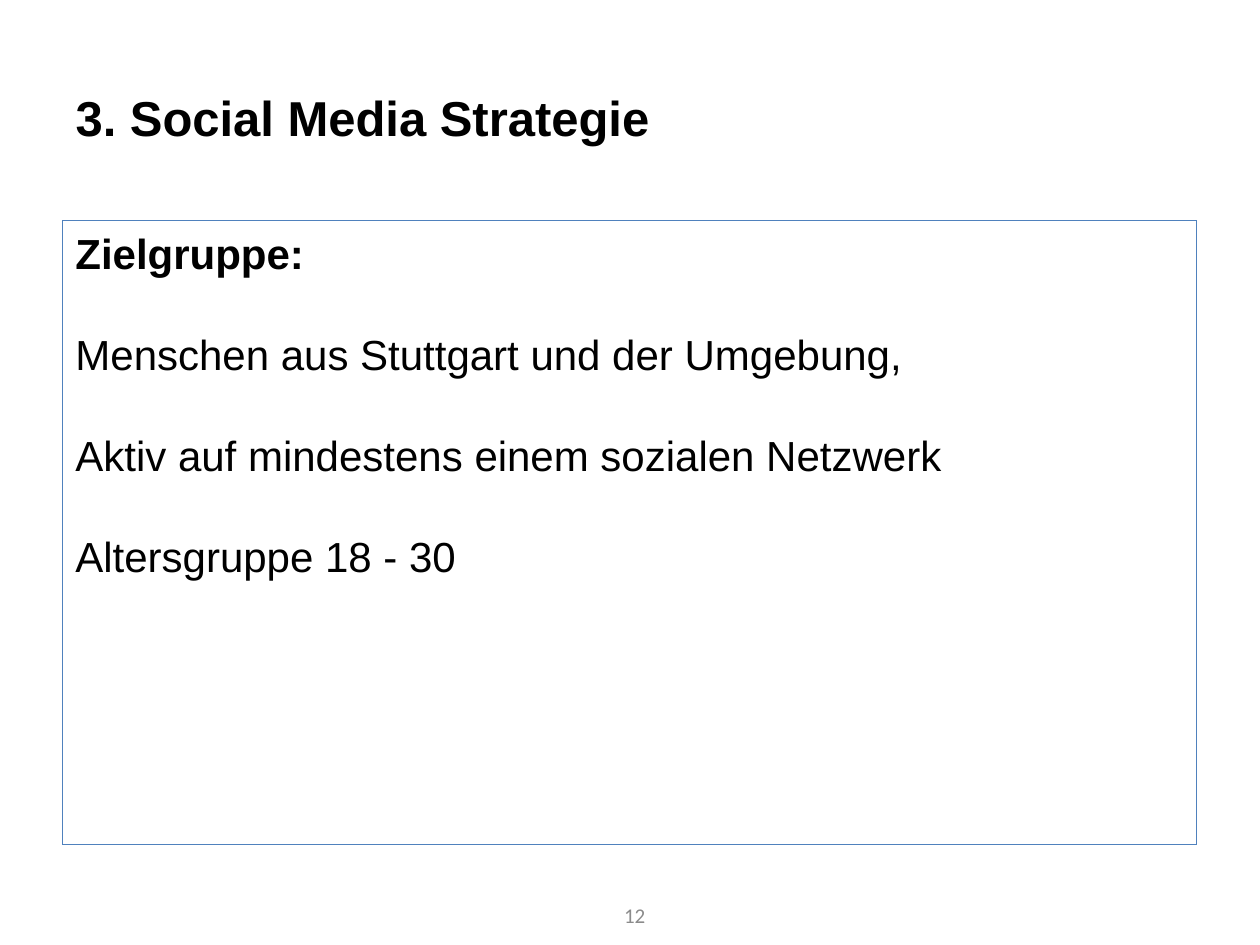
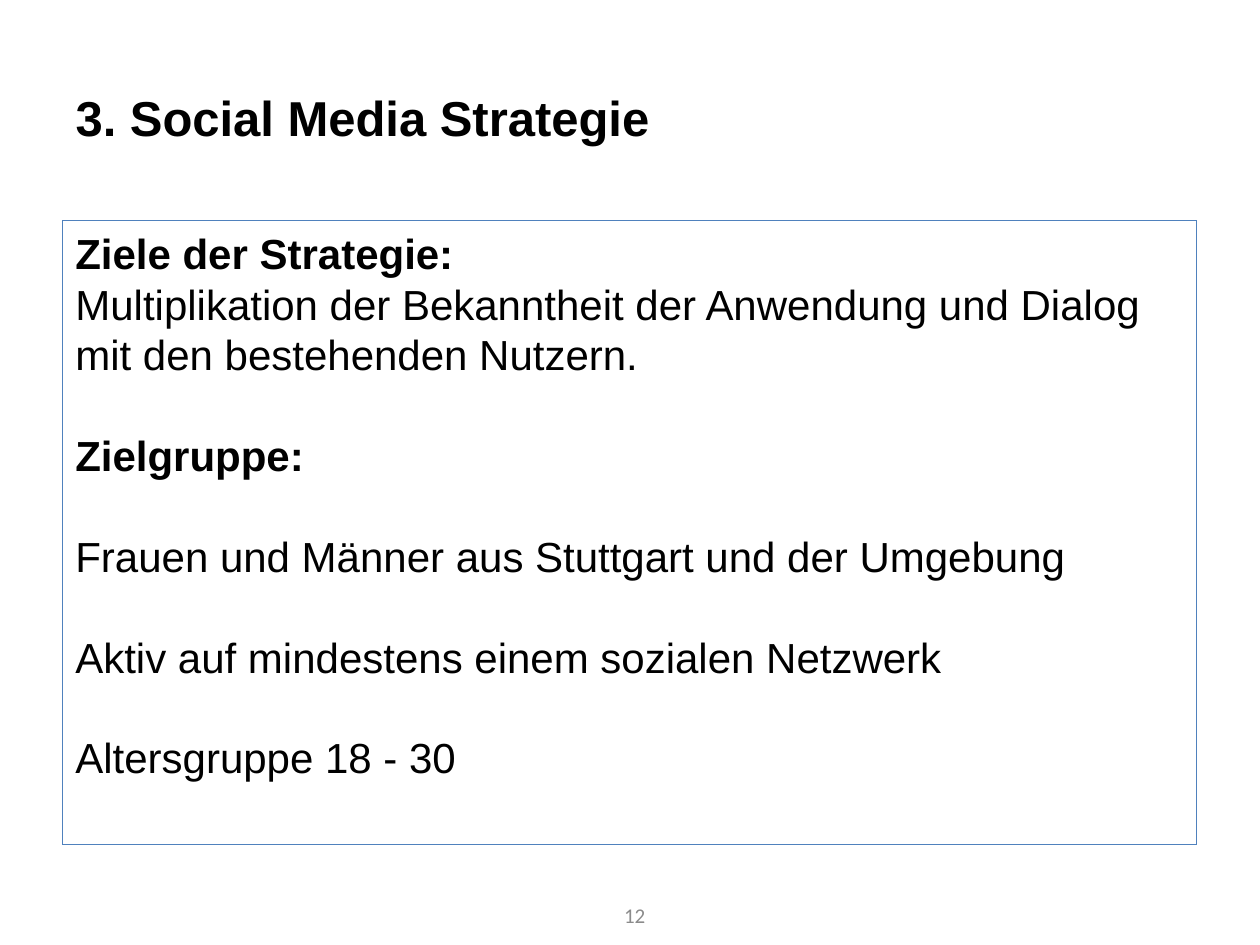
Before and after one commit to Roba1993/Happy-Hour, a slide deck: slide 12 of documents/marketing/Social Media Marketingkonzept/Marketingstrategie - Social Media (5.7).pptx. Drawn at 1260x945 pixels with LibreOffice and Linux fonts; fonts in the diff are those of the drawing. Boxes give left, top, right and bottom in pixels: in the first picture for what was removed or moved away, otherwise in the second. Text is boxed around its words. In the diff, an @@ line names an element or a change of style, - is before the commit and + after.

```diff
--- a/documents/marketing/Social Media Marketingkonzept/Marketingstrategie - Social Media (5.7).pptx
+++ b/documents/marketing/Social Media Marketingkonzept/Marketingstrategie - Social Media (5.7).pptx
@@ text at (x1=75, y1=238, x2=1140, y2=371): paragraphs added @@
+Ziele der Strategie:
+Multiplikation der Bekanntheit der Anwendung und Dialog mit den bestehenden Nutzern.
@@ text at (x1=75, y1=541, x2=1065, y2=580): text changed @@
-Menschen aus Stuttgart und der Umgebung,
+Frauen und Männer aus Stuttgart und der Umgebung
```
Also in this commit, not shown: 6 other slides changed, 3 slides added.
